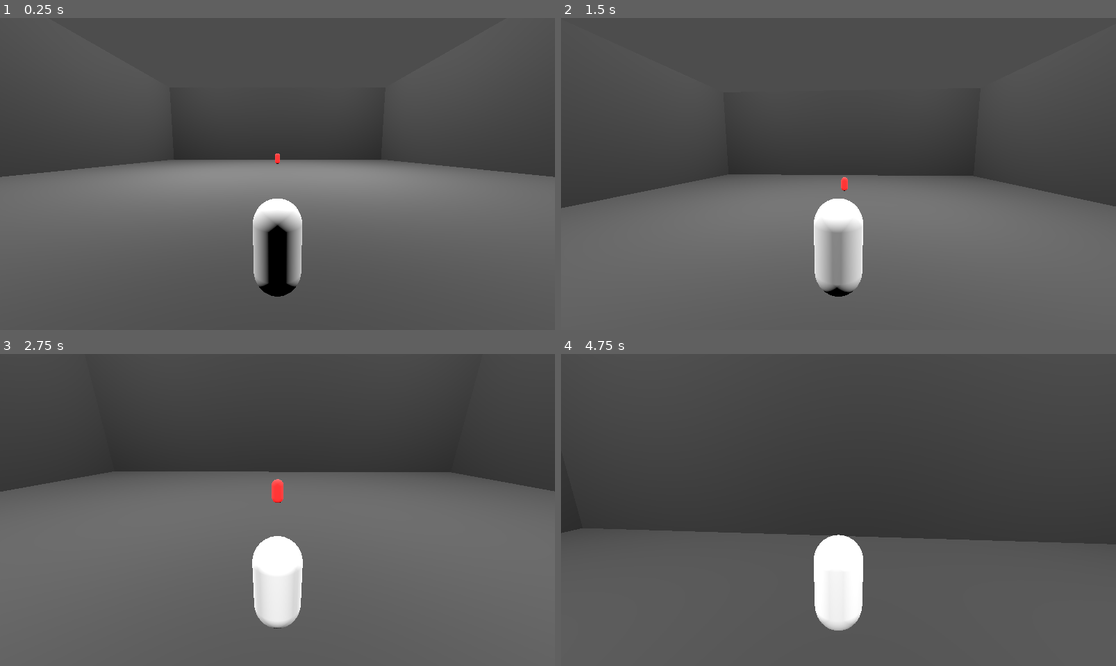
Above: before the commit, frames 1-4 (two rows, left to right).
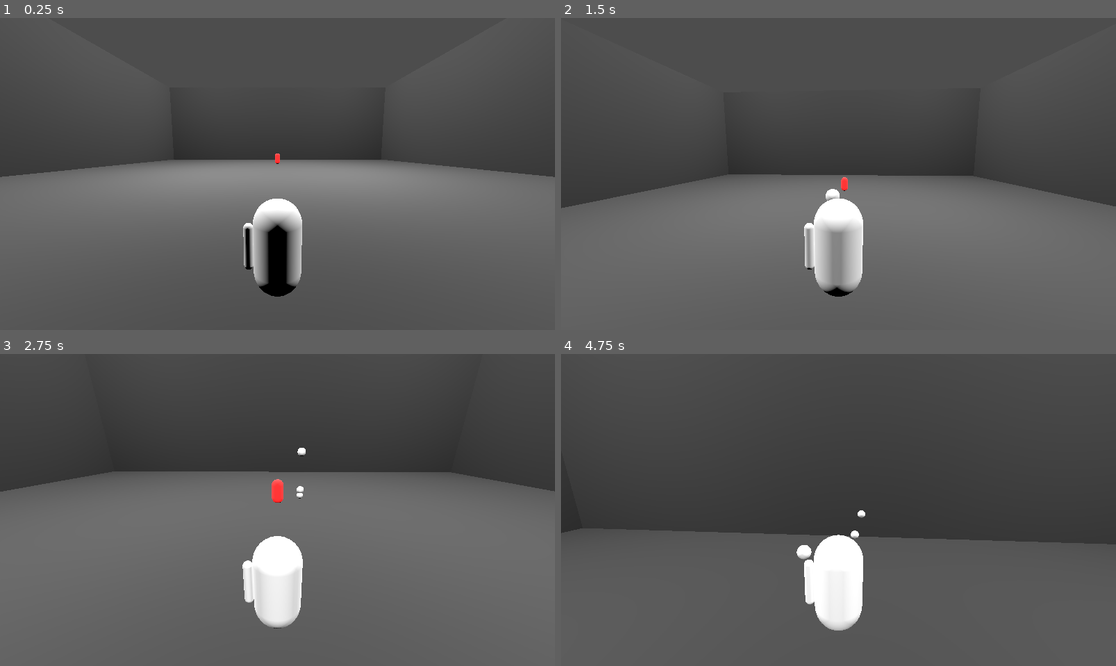
Above: after the commit, the same moments.

Repository: SKeppinger/brickbot-beatdown
Game: Godot game, scene res://demo/demo_arena.tscn
Two runs of this game, one before a commit and one after it. Both use one fixed random seed, a clock stepped at 60 frames per second and the inputs below. This scene is started directly instead of the project's main scene.
Inputs (mouse positions are in pixels of both pictures, inside the frame that each line leads up to):
- Up to frame 1 (0.25 s): no input
- Up to frame 2 (1.5 s): tap Enter at 0.5 s; move the mouse to (866, 174) at 0.52 s; press the mouse at (866, 174) at 0.53 s; hold W (move_forward) from 0.53 s (still down); tap Space (jump) at 0.77, 1.07 s; right-click (866, 174) at 0.8 s; move the mouse to (810, 174) at 1.27 s; release the mouse at (810, 174) at 1.28 s; right-click (810, 174) at 1.35 s
- Up to frame 3 (2.75 s): keep holding W (move_forward); tap Space (jump) at 1.52, 1.82 s; tap Shift (special_ability) at 1.55 s; move the mouse to (288, 503) at 2.02 s; hold Shift (special_ability) from 2.03 s (still down); tap C (target_lock) at 2.3 s
- Up to frame 4 (4.75 s): keep holding W (move_forward); move the mouse to (832, 516) at 2.77 s; release Shift (special_ability) at 2.78 s; tap C (target_lock) at 2.85 s; tap Space (jump) at 3.02, 3.05, 3.32, 3.6, 3.77, 4.07, 4.52 s; move the mouse to (877, 513) at 3.52 s; press the mouse at (877, 513) at 3.53 s; move the mouse to (794, 506) at 4.27 s; release the mouse at (794, 506) at 4.28 s; click (794, 506) at 4.35 s; right-click (794, 506) at 4.55 s

The runs differ from the first frame. In frame 1, 0.2% of the frame differs, in the area x 43-46%, y 65-81%; in frame 2, 0.3%; in frame 3, 0.3%; in frame 4, 0.4%, in the area x 42-55%, y 50-81%.
Error after the commit: Invalid call. Nonexistent function 'do_action' in base 'Nil'. (res://demo/player.gd:83)

Commit message:
projectiles!

Diff:
--- a/attachments/attachment.gd
+++ b/attachments/attachment.gd
@@ -1,4 +1,19 @@
-extends Node
+extends StaticBody3D
 class_name Attachment
 
+## A rotation value to aim a (tiny) bit toward the player center, given this is an arm attachment
+const ARM_ROTATION = PI / 512
+
+## The type (left/right arm or special)
+@export var type: Reference.AttachmentType
+
+## A reference to the player
+var player = null
+
+## Ready function (get the player reference)
+func _ready():
+	player = get_tree().get_first_node_in_group("player")
+
 ## Override this function with attachment behavior
+func do_action():
+	pass
--- /dev/null
+++ b/attachments/projectile.gd
@@ -0,0 +1,39 @@
+extends StaticBody3D
+class_name Projectile
+
+## Projectile lifetime (in case of no collision)
+@export var lifetime = 3.0
+
+## Projectile speed
+@export var speed = 15.0
+
+## Projectile direction (to be set by source)
+@export var direction: Vector3
+
+## Projectile source
+@export var source: Reference.Source
+
+## Projectile uptime
+var uptime = 0.0
+
+## Ready (set collision mask)
+func _ready():
+	## If fired by player, search for enemies
+	if source == Reference.Source.Player:
+		set_collision_mask_value(2, true)
+	## Otherwise, search for player
+	else:
+		set_collision_mask_value(1, true)
+
+## Process the uptime
+func _process(delta):
+	uptime += delta
+	if uptime >= lifetime:
+		queue_free()
+
+## Physics process
+func _physics_process(delta):
+	var collision = move_and_collide(direction * speed * delta)
+	if collision:
+		## TODO: differentiate between enemy/player and environment
+		queue_free()
--- /dev/null
+++ b/attachments/projectile.tscn
@@ -0,0 +1,21 @@
+[gd_scene load_steps=4 format=3 uid="uid://db1rqoryashc7"]
+
+[ext_resource type="Script" uid="uid://11d7lp206w2v" path="res://attachments/projectile.gd" id="1_y86e5"]
+
+[sub_resource type="SphereShape3D" id="SphereShape3D_5pkkt"]
+radius = 0.25
+
+[sub_resource type="SphereMesh" id="SphereMesh_5pkkt"]
+radius = 0.25
+height = 0.5
+
+[node name="Projectile" type="StaticBody3D"]
+collision_layer = 0
+collision_mask = 4
+script = ExtResource("1_y86e5")
+
+[node name="CollisionShape3D" type="CollisionShape3D" parent="."]
+shape = SubResource("SphereShape3D_5pkkt")
+
+[node name="MeshInstance3D" type="MeshInstance3D" parent="."]
+mesh = SubResource("SphereMesh_5pkkt")
--- /dev/null
+++ b/attachments/ranged_attachment.gd
@@ -0,0 +1,51 @@
+extends Attachment
+class_name RangedAttachment
+
+## The firing cooldown in seconds
+@export var fire_cooldown = 0.25
+
+## The projectile object
+@export var projectile: PackedScene
+
+## The pivot for rotation
+@onready var pivot = $Pivot
+## The projectile spawn point
+@onready var proj_spawn = $Pivot/ProjectileSpawn
+
+## Remaining cooldown time
+var cooldown = 0.0
+## Whether the action is currently held
+var action_held = false
+
+## Process the cooldown timer and reset rotation
+func _process(delta):
+	if cooldown > 0.0:
+		cooldown -= delta
+	else:
+		cooldown = 0.0
+	if not action_held:
+		pivot.rotation = Vector3.ZERO
+	action_held = false
+
+## Fire a projectile
+func do_action():
+	## Aim slightly towards player center
+	if type == Reference.AttachmentType.LeftArm:
+		pivot.rotation.y = -1 * ARM_ROTATION
+	elif type == Reference.AttachmentType.RightArm:
+		pivot.rotation.y = ARM_ROTATION
+	## Face the vertical direction the player is aiming (even if on cooldown)
+	## TODO: animate this gradually or add a button to "line up" your arm attachments
+	##		or automatically line up if locked onto the target?
+	pivot.rotation.x = (PI / 2) + player.get_camera_pivot()
+	action_held = true
+	## If the cooldown is over
+	if cooldown <= 0.0:
+		## Spawn a projectile
+		var proj = projectile.instantiate()
+		proj.direction = pivot.global_position.direction_to(proj_spawn.global_position)
+		proj.source = Reference.Source.Player
+		get_tree().root.add_child(proj)
+		proj.global_position = proj_spawn.global_position
+		## Start the cooldown
+		cooldown = fire_cooldown
--- /dev/null
+++ b/attachments/ranged_attachment.tscn
@@ -0,0 +1,32 @@
+[gd_scene load_steps=5 format=3 uid="uid://ceuf45tbqi1rd"]
+
+[ext_resource type="Script" uid="uid://d3lrrrf0jb20l" path="res://attachments/ranged_attachment.gd" id="1_ajwrl"]
+[ext_resource type="PackedScene" uid="uid://db1rqoryashc7" path="res://attachments/projectile.tscn" id="2_0enbc"]
+
+[sub_resource type="CapsuleShape3D" id="CapsuleShape3D_0mly6"]
+radius = 0.1
+height = 1.0
+
+[sub_resource type="CapsuleMesh" id="CapsuleMesh_ajwrl"]
+radius = 0.1
+height = 1.0
+
+[node name="RangedAttachment" type="StaticBody3D"]
+collision_layer = 0
+collision_mask = 0
+script = ExtResource("1_ajwrl")
+projectile = ExtResource("2_0enbc")
+
+[node name="CollisionShape3D" type="CollisionShape3D" parent="."]
+shape = SubResource("CapsuleShape3D_0mly6")
+
+[node name="Pivot" type="Node3D" parent="."]
+transform = Transform3D(1, 0, 0, 0, 1, 0, 0, 0, 1, 0, 0.3, 0)
+
+[node name="MeshInstance3D" type="MeshInstance3D" parent="Pivot"]
+transform = Transform3D(1, 0, 0, 0, 1, 0, 0, 0, 1, 0, -0.3, 0)
+mesh = SubResource("CapsuleMesh_ajwrl")
+skeleton = NodePath("../..")
+
+[node name="ProjectileSpawn" type="Node3D" parent="Pivot"]
+transform = Transform3D(1, 0, 0, 0, 1, 0, 0, 0, 1, 0, -0.90000004, 0)
--- a/demo/demo_arena.tscn
+++ b/demo/demo_arena.tscn
@@ -91,6 +91,8 @@
 transform = Transform3D(1, 0, 0, 0, 1, 0, 0, 0, 1, 0, 1.2, 25)
 
 [node name="Floor" type="StaticBody3D" parent="."]
+collision_layer = 4
+collision_mask = 3
 
 [node name="CollisionShape3D" type="CollisionShape3D" parent="Floor"]
 shape = SubResource("WorldBoundaryShape3D_d6po2")
@@ -100,6 +102,8 @@
 mesh = SubResource("PlaneMesh_ytiva")
 
 [node name="Walls" type="StaticBody3D" parent="."]
+collision_layer = 4
+collision_mask = 3
 
 [node name="CollisionShape3D" type="CollisionShape3D" parent="Walls"]
 transform = Transform3D(1, 0, 0, 0, 1, 0, 0, 0, 1, -30, 0, 0)
--- a/demo/enemy.tscn
+++ b/demo/enemy.tscn
@@ -9,6 +9,8 @@
 material = SubResource("StandardMaterial3D_h17gs")
 
 [node name="Enemy" type="CharacterBody3D" groups=["enemy"]]
+collision_layer = 2
+collision_mask = 7
 
 [node name="CollisionShape3D" type="CollisionShape3D" parent="."]
 shape = SubResource("CapsuleShape3D_h17gs")
--- a/demo/player.gd
+++ b/demo/player.gd
@@ -1,3 +1,6 @@
+## This class handles the control of the player; it also contains some functions which allow the
+## attachments to access information like: the direction the player is facing, where the camera
+## is pointing, etc.
 extends CharacterBody3D
 class_name Player
 
@@ -11,7 +14,7 @@
 const CAM_SENS = 0.001
 const VCAM_RANGE = PI / 5 # This is the maximum vertical camera rotation, in radians
 
-@onready var facing = $CollisionShape3D/FacingDirection
+@onready var facing_ray = $CollisionShape3D/FacingDirection
 @onready var camera_pivot = $CameraPivot
 @onready var default_camera_pivot = camera_pivot.rotation
 
@@ -20,9 +23,25 @@
 var locked_on = false
 var target = null
 
+var left_attachment = null
+var right_attachment = null
+var special_attachment = null
+
+## CONTROL
+
+## Load attachments
+# Once attachments are chosen, this function will fill out their references
+func load_attachments():
+	left_attachment = $LeftArmAttachment.get_child(0)
+	left_attachment.type = Reference.AttachmentType.LeftArm
+	#right_attachment = $RightArmAttachment.get_child(0)
+	#right_attachment.type = Reference.AttachmentType.RightArm
+	## TODO: special attachment and maybe a cleaner way to do this
+
 ## Ready (capture mouse)
 func _ready():
 	Input.mouse_mode = Input.MOUSE_MODE_CAPTURED
+	load_attachments() ## TEMPORARY FOR TESTING
 
 ## Input (camera movement)
 func _input(event):
@@ -56,22 +75,31 @@
 				locked_on = false
 			else:
 				lock_on()
+		## Left Arm
+		if Input.is_action_pressed("left_ability"):
+			left_attachment.do_action()
+		## Right Arm
+		if Input.is_action_pressed("right_ability"):
+			right_attachment.do_action()
+		## Special
+		if Input.is_action_pressed("special_ability"):
+			pass
 
 ## Physics process
 func _physics_process(delta):
 	if not GameState.paused:
 		## Player Movement
 		var input_dir = Input.get_vector("move_left", "move_right", "move_backward", "move_forward")
-		var facing_direction = facing.to_global(Vector3.ZERO).direction_to(facing.to_global(facing.target_position.normalized()))
+		var facing_direction = get_facing_direction()
 		var direction_strafe = (facing_direction.cross(up_direction) * input_dir.x).normalized()
-		var direction_facing = (facing_direction * input_dir.y).normalized()
-		move_direction = direction_facing + direction_strafe
+		var direction_fb = (facing_direction * input_dir.y).normalized()
+		move_direction = direction_fb + direction_strafe
 		if not is_on_floor():
 			move_direction = jump_direction + direction_strafe
 			velocity.y += GRAVITY * delta
 		else:
 			if Input.is_action_just_pressed("jump"):
-				jump_direction = direction_facing
+				jump_direction = direction_fb
 				velocity.y = JUMP_SPEED
 			else:
 				jump_direction = Vector3.ZERO
@@ -113,3 +141,20 @@
 	camera_pivot.rotation = default_camera_pivot
 	target = get_tree().get_first_node_in_group("enemy") # TODO: Multiple enemies?
 	locked_on = true
+
+## INFORMATION ACCESS
+
+## Get the vertical pivot of the camera
+# This is used by attachments which point where the player is aiming.
+# Under the assumption that attachments will rotate with the player, they should
+# theoretically only need this vertical pivot.
+func get_camera_pivot():
+	return camera_pivot.rotation.x
+
+## Get the movement direction
+func get_move_direction():
+	return move_direction
+
+## Get the facing direction
+func get_facing_direction():
+	return facing_ray.to_global(Vector3.ZERO).direction_to(facing_ray.to_global(facing_ray.target_position.normalized()))
--- a/demo/player.tscn
+++ b/demo/player.tscn
@@ -1,12 +1,14 @@
-[gd_scene load_steps=4 format=3 uid="uid://d1d35a4aiirdi"]
+[gd_scene load_steps=5 format=3 uid="uid://d1d35a4aiirdi"]
 
 [ext_resource type="Script" uid="uid://bbhrg8i6qpd4i" path="res://demo/player.gd" id="1_euw2q"]
+[ext_resource type="PackedScene" uid="uid://ceuf45tbqi1rd" path="res://attachments/ranged_attachment.tscn" id="2_giqk6"]
 
 [sub_resource type="CapsuleShape3D" id="CapsuleShape3D_kegl3"]
 
 [sub_resource type="CapsuleMesh" id="CapsuleMesh_euw2q"]
 
-[node name="Player" type="CharacterBody3D"]
+[node name="Player" type="CharacterBody3D" groups=["player"]]
+collision_mask = 7
 script = ExtResource("1_euw2q")
 
 [node name="CollisionShape3D" type="CollisionShape3D" parent="."]
@@ -16,10 +18,19 @@
 transform = Transform3D(1, 0, 0, 0, 1, 0, 0, 0, 1, 0, 0.58, -0.433)
 target_position = Vector3(0, 0, -1)
 
+[node name="MeshInstance3D" type="MeshInstance3D" parent="."]
+mesh = SubResource("CapsuleMesh_euw2q")
+
 [node name="CameraPivot" type="Node3D" parent="."]
 
 [node name="Camera3D" type="Camera3D" parent="CameraPivot"]
 transform = Transform3D(1, 0, 0, 0, 0.99254614, 0.12186935, 0, -0.12186935, 0.99254614, 0, 2, 4)
 
-[node name="MeshInstance3D" type="MeshInstance3D" parent="."]
-mesh = SubResource("CapsuleMesh_euw2q")
+[node name="LeftArmAttachment" type="Node3D" parent="."]
+transform = Transform3D(1, 0, 0, 0, 1, 0, 0, 0, 1, -0.6, 0, 0)
+
+[node name="RangedAttachment" parent="LeftArmAttachment" instance=ExtResource("2_giqk6")]
+collision_mask = 7
+
+[node name="RightArmAttachment" type="Node3D" parent="."]
+transform = Transform3D(1, 0, 0, 0, 1, 0, 0, 0, 1, 0.6, 0, 0)
--- a/project.godot
+++ b/project.godot
@@ -18,10 +18,12 @@
 [autoload]
 
 GameState="*res://game_state.gd"
+Reference="*res://reference.gd"
 
 [global_group]
 
 enemy=""
+player=""
 
 [input]
 
@@ -76,6 +78,12 @@
 ]
 }
 
+[layer_names]
+
+3d_physics/layer_1="Player"
+3d_physics/layer_2="Enemy"
+3d_physics/layer_3="Environment"
+
 [rendering]
 
 renderer/rendering_method="gl_compatibility"
--- /dev/null
+++ b/reference.gd
@@ -0,0 +1,5 @@
+extends Node
+
+enum AttachmentType {LeftArm, RightArm, Special}
+
+enum Source {Player, Enemy}
Not shown, added: attachments/projectile.gd.uid
Not shown, added: attachments/ranged_attachment.gd.uid
Not shown, added: reference.gd.uid
